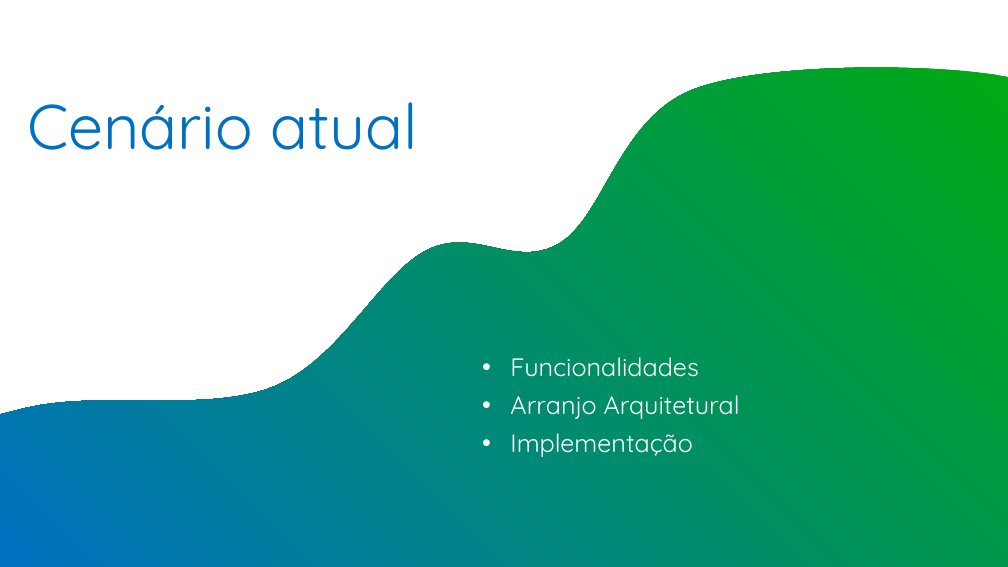
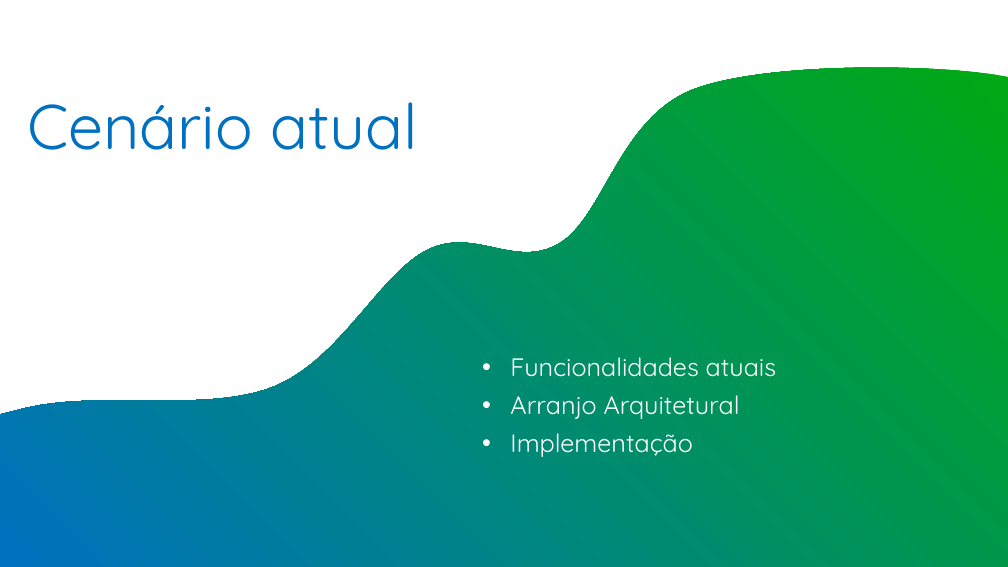
Before and after one commit to andrelcalves/reference_architectures, a slide deck: slide 8 of plataforma mobile/VR - SUPERAPP V1.0.pptx. Drawn at 1008x567 pixels with LibreOffice and Linux fonts; fonts in the diff are those of the drawing; background and template pictures are left out. Boxes give left, top, right and bottom in pixels: in the first picture for what was removed or moved away, otherwise in the second. Text is boxed around its words. In the diff, an @@ line names an element or a change of style, - is before the commit and + after.

```diff
--- a/plataforma mobile/VR - SUPERAPP V1.0.pptx
+++ b/plataforma mobile/VR - SUPERAPP V1.0.pptx
@@ text at [510,357,776,377]: text changed @@
-• Funcionalidades
+• Funcionalidades atuais
```
Also in this commit, not shown: 40 other slides changed, 11 slides added, 2 slides removed, 1 other file.
